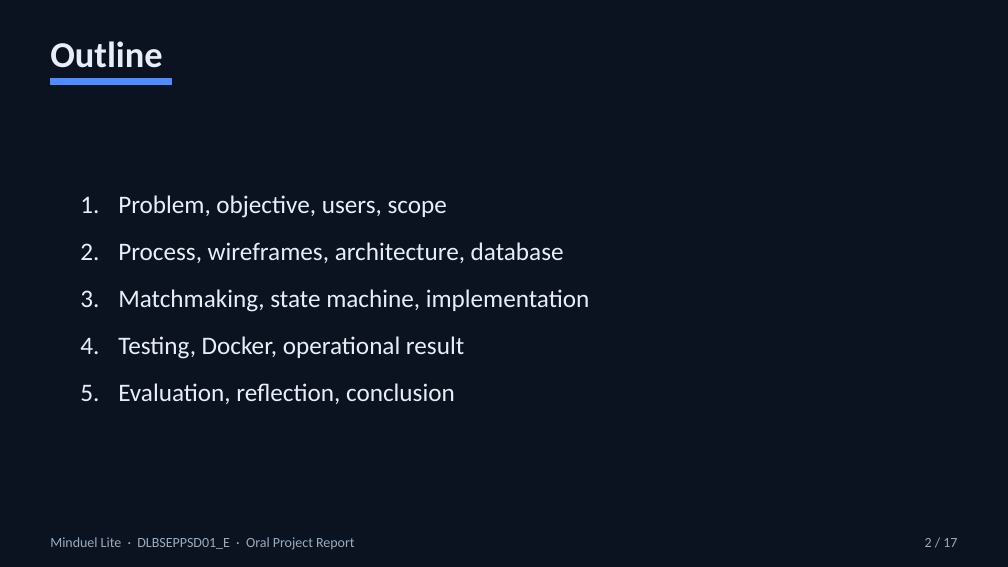
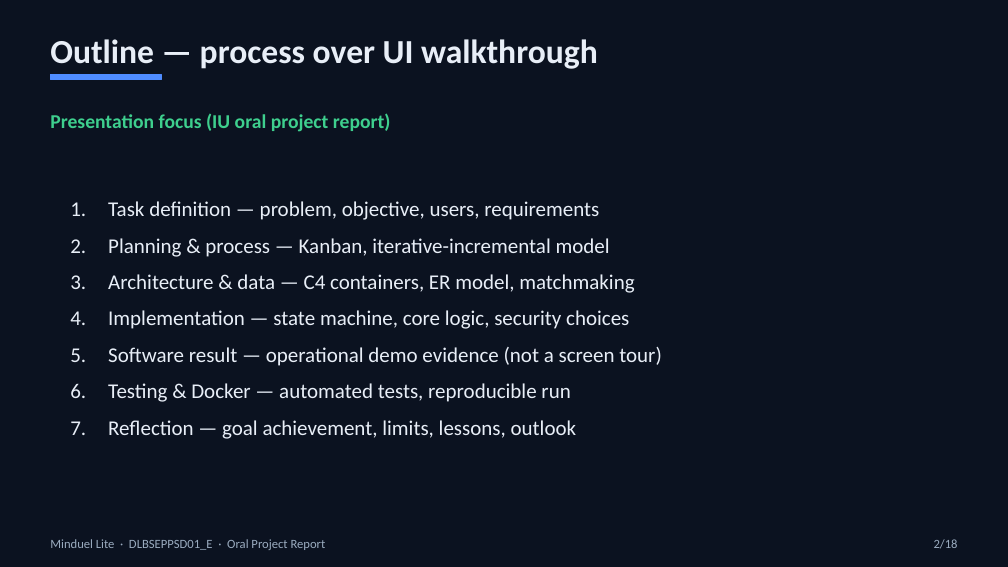
Before and after one commit to MahmoudBKanaan/MiduelLite, a slide deck: slide 2 of docs/presentation/MinduelLite-Oral-Project-Report.pptx. Drawn at 1008x567 pixels with LibreOffice and Linux fonts; fonts in the diff are those of the drawing. Boxes give left, top, right and bottom in pixels: in the first picture for what was removed or moved away, otherwise in the second. Text is boxed around its words. In the diff, an @@ line names an element or a change of style, - is before the commit and + after.

Commit message:
Strengthen oral presentation: APA figures/bibliography, GitHub title block, process focus.

```diff
--- a/docs/presentation/MinduelLite-Oral-Project-Report.pptx
+++ b/docs/presentation/MinduelLite-Oral-Project-Report.pptx
@@ text at (x1=50, y1=39, x2=598, y2=69): text changed; size 26 to 24 pt @@
-Outline
+Outline — process over UI walkthrough
@@ rectangle resized from (x1=50, y1=79, x2=171, y2=85) to (x1=50, y1=75, x2=161, y2=80) @@
@@ text added at (x1=50, y1=113, x2=391, y2=132), 14 pt, text #3ECF8E, bold @@
+Presentation focus (IU oral project report)
@@ text at (x1=108, y1=201, x2=662, y2=439): text changed; size 18 to 15 pt @@
-1. Problem, objective, users, scope
-2. Process, wireframes, architecture, database
-3. Matchmaking, state machine, implementation
-4. Testing, Docker, operational result
-5. Evaluation, reflection, conclusion
+1. Task definition — problem, objective, users, requirements
+2. Planning & process — Kanban, iterative-incremental model
+3. Architecture & data — C4 containers, ER model, matchmaking
+4. Implementation — state machine, core logic, security choices
+5. Software result — operational demo evidence (not a screen tour)
+6. Testing & Docker — automated tests, reproducible run
+7. Reflection — goal achievement, limits, lessons, outlook
@@ text "Minduel Lite · DLBSEPPSD01_E · ..." at (x1=50, y1=539, x2=326, y2=550): size 10 to 9 pt @@
@@ text at (x1=934, y1=539, x2=958, y2=549): text changed; size 10 to 9 pt @@
-2 / 17
+2/18
```
Also in this commit, not shown: 8 other slides changed, 9 slides added, 8 slides removed, 2 other files.
